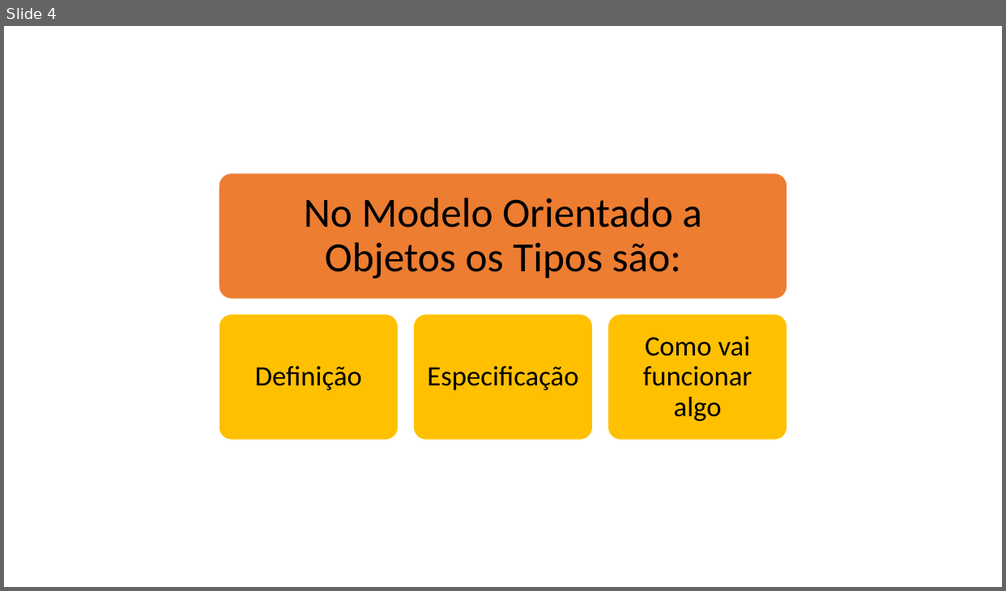
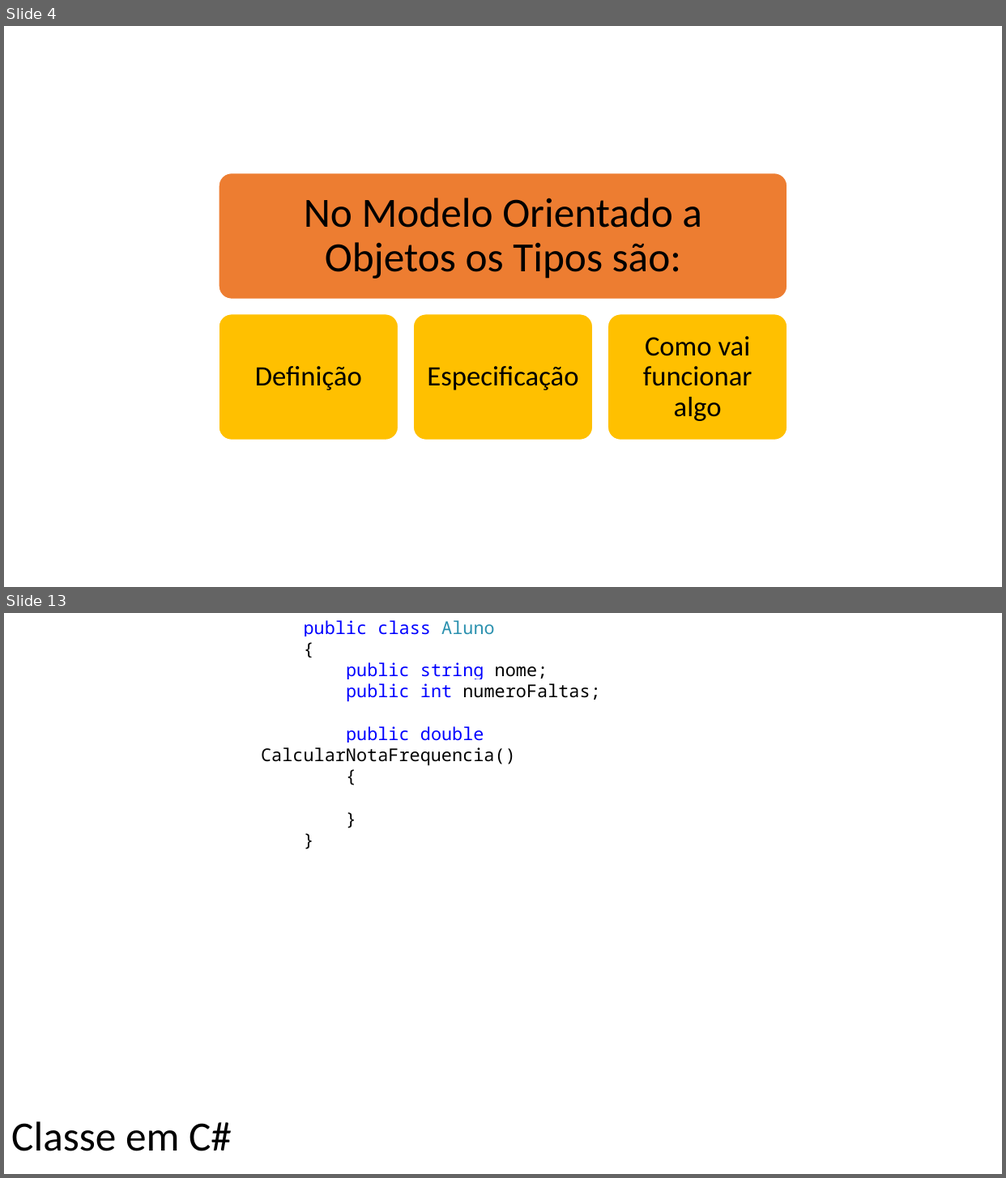
Before and after one commit to AlexandreRech/Terceira-Fase-POO-2017, a slide deck: Material/Unidade 2/Unidade 2 - Resumido.pptx. Shown one above the other, each under a label of ours: slide 4 before the commit, slides 4 and 13 after it; the slides between them are not shown. The pictures are 1006x591 and 1006x1178 pixels, drawn with LibreOffice and Linux fonts; fonts in the diff are those of the drawing. Boxes give left, top, right and bottom in pixels: in the first picture for what was removed or moved away, otherwise in the second. Text is boxed around its words. In the diff, an @@ line names an element or a change of style, - is before the commit and + after.

```diff
--- a/Material/Unidade 2/Unidade 2 - Resumido.pptx
+++ b/Material/Unidade 2/Unidade 2 - Resumido.pptx
@@ slide 13 added at bbox=[4, 613, 1002, 1174], background #FFFFFF @@
@@ text added at bbox=[261, 620, 600, 766], 17 pt, text #000000 @@
+public class Aluno
+{
+public string nome;
+public int numeroFaltas;
+public double CalcularNotaFrequencia()
+{
+}
+}
@@ text added at bbox=[11, 1122, 232, 1152], 40 pt, text #000000 @@
+Classe em C#
```
Also in this commit, not shown: 4 slides changed, 21 other slides added, 5 other files.
